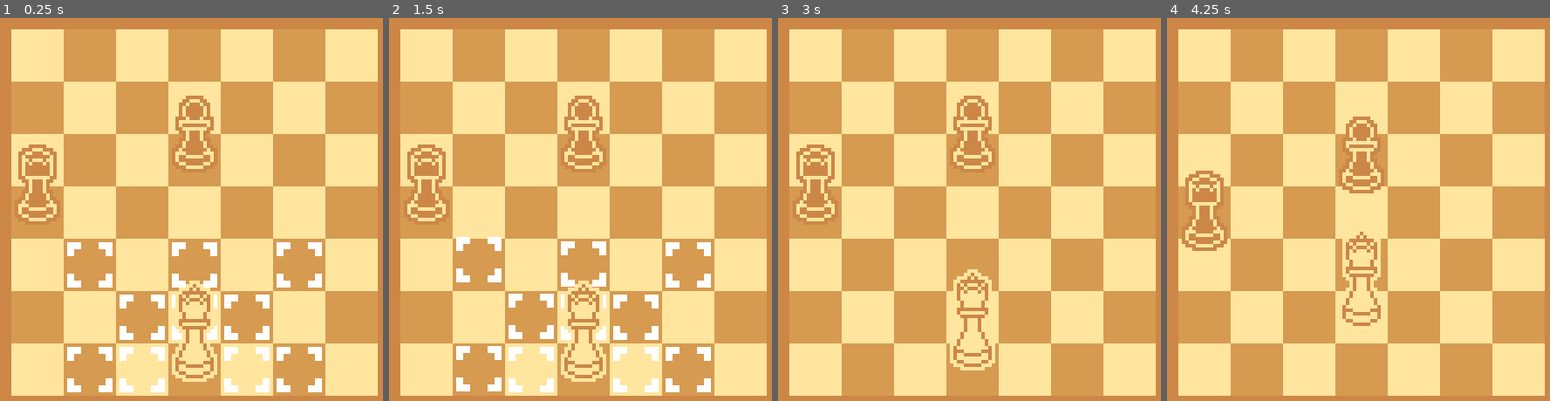
Above: before the commit, frames 1-4 (left to right).
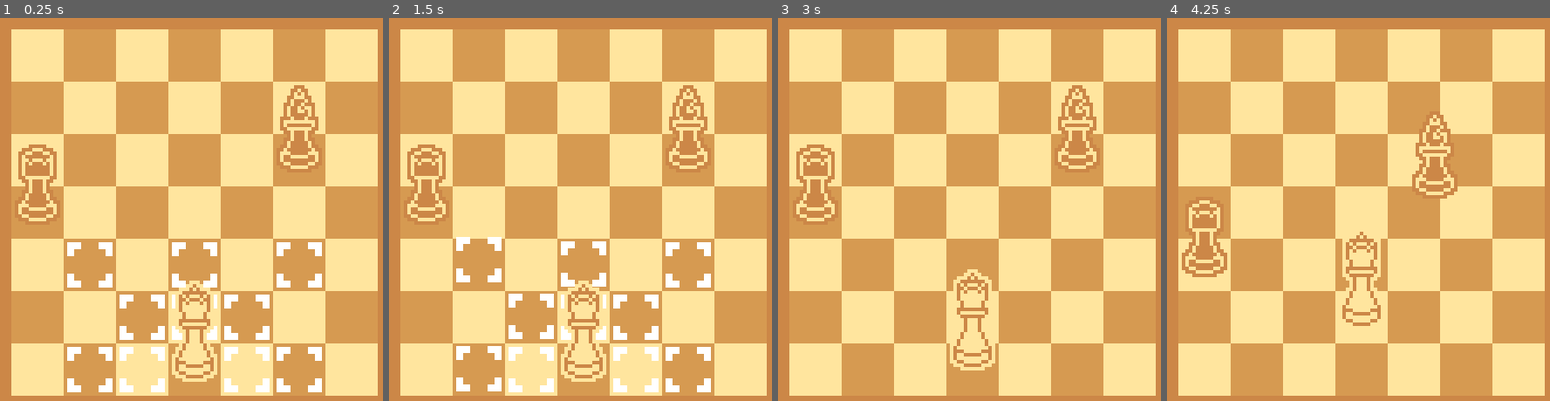
Above: after the commit, the same moments.

Repository: TripleCubes/TheQueenIsOP
Game: Godot game, scene res://Scenes/main.tscn
Two runs of this game, one before a commit and one after it. Both use one fixed random seed, a clock stepped at 60 frames per second and the inputs below.
Inputs (mouse positions are in pixels of both pictures, inside the frame that each line leads up to):
- Up to frame 1 (0.25 s): no input
- Up to frame 2 (1.5 s): tap Enter at 0.5 s; move the mouse to (680, 190) at 0.52 s; tap 1 (KEY_1) at 0.6 s; tap Space at 1.25 s; move the mouse to (496, 232) at 1.27 s; click (496, 232) at 1.35 s
- Up to frame 3 (3 s): move the mouse to (1015, 117) at 2.02 s; tap 1 (KEY_1) at 2.1 s; tap Enter at 2.75 s; move the mouse to (950, 301) at 2.77 s; click (950, 301) at 2.85 s
- Up to frame 4 (4.25 s): move the mouse to (1492, 278) at 3.52 s; tap 1 (KEY_1) at 3.6 s

The runs differ from the first frame. In frame 1, 1.7% of the frame differs, in the area x 45-84%, y 17-40%; in frame 2, 1.7%; in frame 3, 1.7%; in frame 4, 3.3%, in the area x 3-76%, y 25-68%.

Commit message:
Add bitshop piece

Diff:
--- /dev/null
+++ b/TheQueenIsOP/Scenes/Pieces/bitshop.tscn
@@ -0,0 +1,13 @@
+[gd_scene load_steps=3 format=3 uid="uid://dqdtjs26tcwsk"]
+
+[ext_resource type="Script" path="res://Scripts/Pieces/bitshop.gd" id="1_cbaj8"]
+[ext_resource type="Texture2D" uid="uid://cu4nykat56ed2" path="res://Assets/Pieces/bitshop.png" id="2_j0fyk"]
+
+[node name="Bitshop" type="Node2D"]
+texture_filter = 1
+script = ExtResource("1_cbaj8")
+
+[node name="Bitshop" type="Sprite2D" parent="."]
+position = Vector2(0, -17)
+scale = Vector2(2, 2)
+texture = ExtResource("2_j0fyk")
--- a/TheQueenIsOP/Scenes/main.tscn
+++ b/TheQueenIsOP/Scenes/main.tscn
@@ -3,8 +3,8 @@
 [ext_resource type="Script" path="res://Scripts/bkg.gd" id="1_ap8rq"]
 [ext_resource type="Script" path="res://Scripts/main.gd" id="1_jff0b"]
 [ext_resource type="PackedScene" uid="uid://e4ec5fgf272l" path="res://Scenes/Pieces/queen.tscn" id="2_hk1ly"]
-[ext_resource type="PackedScene" uid="uid://dtgn6p0ryexey" path="res://Scenes/Pieces/pawn.tscn" id="3_6iunl"]
 [ext_resource type="PackedScene" uid="uid://bte1ymsodre1y" path="res://Scenes/Pieces/rook.tscn" id="5_oyq1f"]
+[ext_resource type="PackedScene" uid="uid://dqdtjs26tcwsk" path="res://Scenes/Pieces/bitshop.tscn" id="6_ykwkt"]
 
 [node name="Main" type="Node2D"]
 texture_filter = 1
@@ -22,8 +22,8 @@
 [node name="Queen" parent="Pieces" instance=ExtResource("2_hk1ly")]
 position = Vector2(125, 215)
 
-[node name="Pawn" parent="Pieces" instance=ExtResource("3_6iunl")]
-position = Vector2(125, 95)
-
 [node name="Rook" parent="Pieces" instance=ExtResource("5_oyq1f")]
 position = Vector2(35, 125)
+
+[node name="Bitshop" parent="Pieces" instance=ExtResource("6_ykwkt")]
+position = Vector2(185, 95)
--- /dev/null
+++ b/TheQueenIsOP/Scripts/Pieces/bitshop.gd
@@ -0,0 +1,80 @@
+extends Piece
+
+func _ready():
+	scene_destroyed = preload("res://Scenes/Pieces/pawn_destroyed.tscn")
+	_spawn_animation()
+
+func move() -> void:
+	var valid_pos_list: = _get_valid_pos_list()
+	var found: = false
+	var choosen_pos: = Vector2i(0, 0)
+	var min_distance: float = 999999
+
+	for pos in valid_pos_list:
+		var cant_move: = false
+		for check in pos.check:
+			var piece: = GlobalFunctions.get_piece_at(check)
+			if piece != GlobalVars.queen and piece != null:
+				cant_move = true
+				break
+
+			if not GlobalFunctions.is_in_board(check):
+				cant_move = true
+				break
+
+		if cant_move:
+			continue
+
+		var distance = _distance_to_queen(pos.pos)
+		if distance < min_distance:
+			min_distance = distance
+			choosen_pos = pos.pos
+			found = true
+
+	if found:
+		_destroy_pieces(choosen_pos, Vector2(0, 0))
+		_move_animation(choosen_pos)
+
+func _distance_to_queen(in_board_pos: Vector2i) -> float:
+	return Vector2(in_board_pos - GlobalVars.queen.board_pos).length()
+
+func _get_valid_pos_list() -> Array:
+	var result: = []
+
+	result.append({
+		pos = self.board_pos + Vector2i(-1, -1),
+		check = [self.board_pos + Vector2i(-1, -1)],
+	})
+	result.append({
+		pos = self.board_pos + Vector2i(-2, -2),
+		check = [self.board_pos + Vector2i(-2, -2), self.board_pos + Vector2i(-1, -1)],
+	})
+
+	result.append({
+		pos = self.board_pos + Vector2i(1, 1),
+		check = [self.board_pos + Vector2i(1, 1)],
+	})
+	result.append({
+		pos = self.board_pos + Vector2i(2, 2),
+		check = [self.board_pos + Vector2i(2, 2), self.board_pos + Vector2i(1, 1)],
+	})
+
+	result.append({
+		pos = self.board_pos + Vector2i(-1, 1),
+		check = [self.board_pos + Vector2i(-1, 1)],
+	})
+	result.append({
+		pos = self.board_pos + Vector2i(-2, 2),
+		check = [self.board_pos + Vector2i(-2, 2), self.board_pos + Vector2i(-1, 1)],
+	})
+
+	result.append({
+		pos = self.board_pos + Vector2i(1, -1),
+		check = [self.board_pos + Vector2i(1, -1)],
+	})
+	result.append({
+		pos = self.board_pos + Vector2i(2, -2),
+		check = [self.board_pos + Vector2i(2, -2), self.board_pos + Vector2i(1, -1)],
+	})
+
+	return result
--- a/TheQueenIsOP/Scripts/Pieces/queen.gd
+++ b/TheQueenIsOP/Scripts/Pieces/queen.gd
@@ -43,7 +43,7 @@
 	)
 
 func get_pos_type(in_board_pos: Vector2i) -> PosType:
-	if not _is_in_board(in_board_pos):
+	if not GlobalFunctions.is_in_board(in_board_pos):
 		return PosType.INVALID
 
 	if in_board_pos == self.board_pos:
@@ -90,7 +90,3 @@
 
 	if pos_type == PosType.DASH:
 		queen_dash(mouse_board_pos)
-
-func _is_in_board(in_board_pos: Vector2i) -> bool:
-	return in_board_pos.x >= 0 and in_board_pos.y >= 0 \
-	and in_board_pos.x < Consts.BOARD_WH and in_board_pos.y < Consts.BOARD_WH
--- a/TheQueenIsOP/Scripts/Pieces/rook.gd
+++ b/TheQueenIsOP/Scripts/Pieces/rook.gd
@@ -16,6 +16,10 @@
 		for check in pos.check:
 			var piece: = GlobalFunctions.get_piece_at(check)
 			if piece != GlobalVars.queen and piece != null:
+				cant_move = true
+				break
+
+			if not GlobalFunctions.is_in_board(check):
 				cant_move = true
 				break
 
--- a/TheQueenIsOP/Scripts/Singletons/global_functions.gd
+++ b/TheQueenIsOP/Scripts/Singletons/global_functions.gd
@@ -27,6 +27,10 @@
 
 	return null
 
+func is_in_board(in_board_pos: Vector2i) -> bool:
+	return in_board_pos.x >= 0 and in_board_pos.y >= 0 \
+	and in_board_pos.x < Consts.BOARD_WH and in_board_pos.y < Consts.BOARD_WH
+
 func get_random_dir() -> Vector2:
 	var result: = Vector2(0, 0)
 	while result == Vector2(0, 0):
